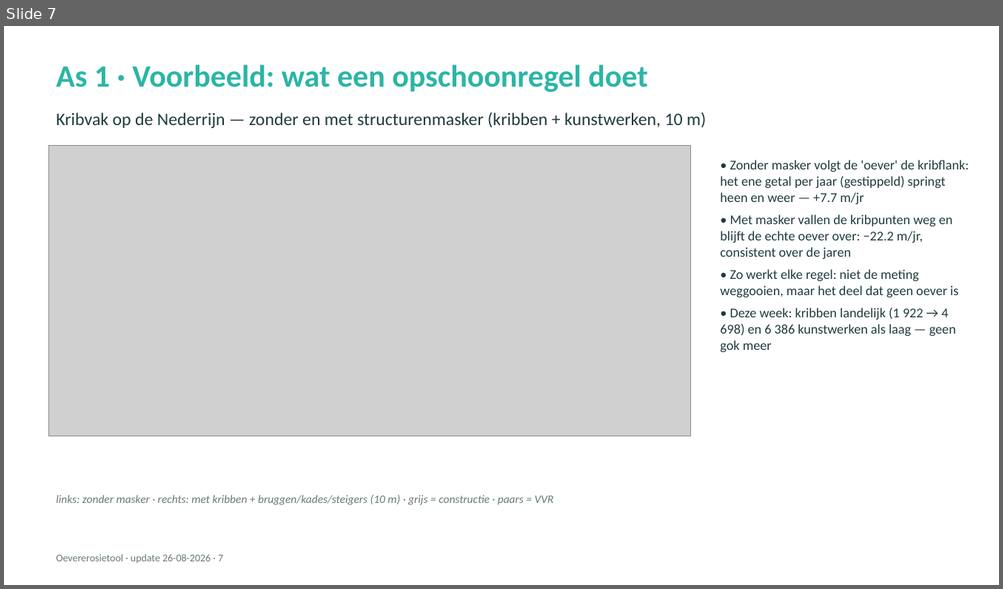
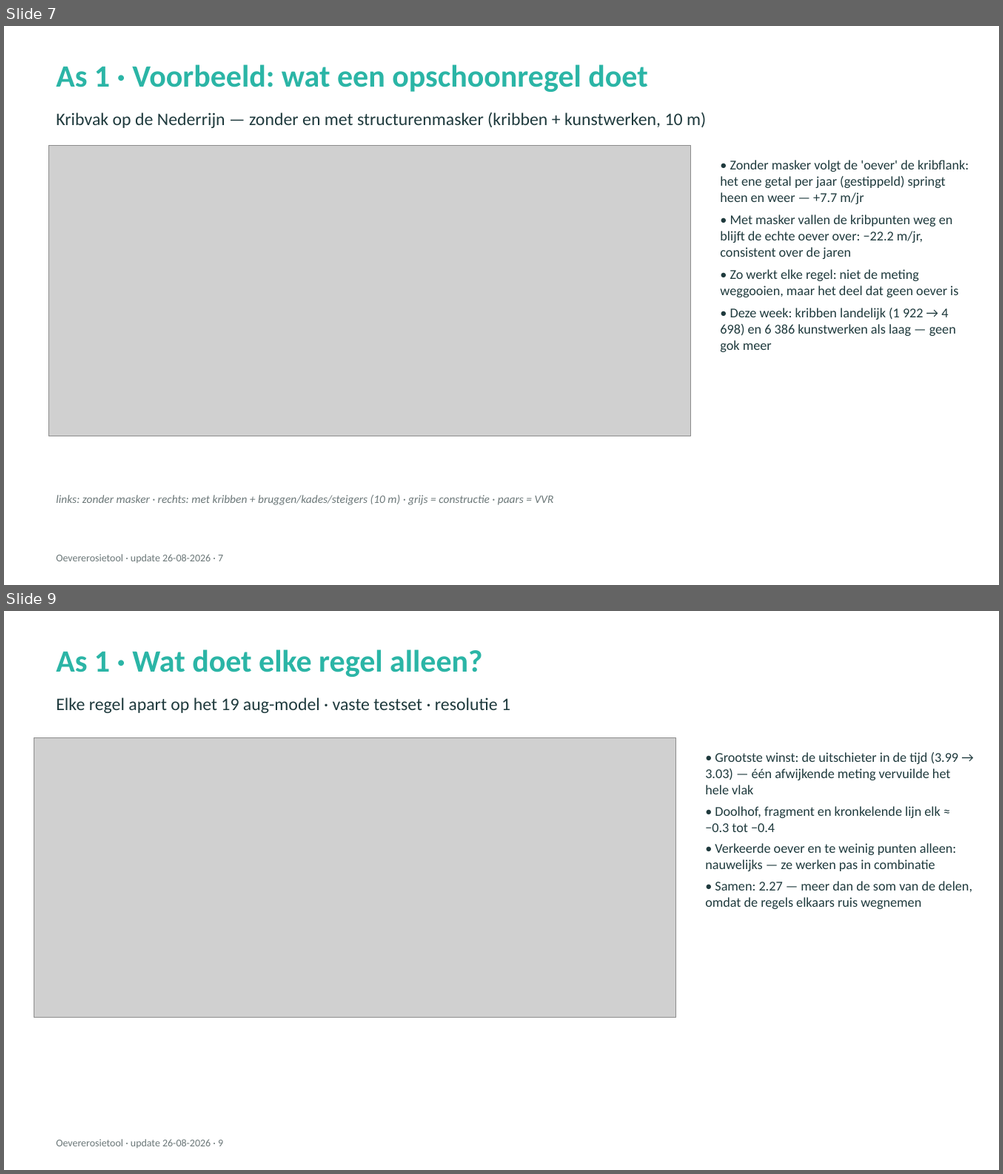
Before and after one commit to HAL24K/wocu-oevererosie, a slide deck: docs/presentations/20260826_update_v2.pptx. Shown one above the other, each under a label of ours: slide 7 before the commit, slides 7 and 9 after it; the slides between them are not shown. The pictures are 1003x589 and 1003x1174 pixels, drawn with LibreOffice and Linux fonts; fonts in the diff are those of the drawing; grey boxes stand for pictures. Boxes give left, top, right and bottom in pixels: in the first picture for what was removed or moved away, otherwise in the second. Text is boxed around its words. In the diff, an @@ line names an element or a change of style, - is before the commit and + after.

```diff
--- a/docs/presentations/20260826_update_v2.pptx
+++ b/docs/presentations/20260826_update_v2.pptx
@@ slide 9 added at box(4, 611, 999, 1170), background #FFFFFF @@
@@ text added at box(56, 649, 482, 677), 30 pt, text #2BB5A6, bold @@
+As 1 · Wat doet elke regel alleen?
@@ text added at box(56, 698, 510, 713), 17 pt, text #1F3A3D @@
+Elke regel apart op het 19 aug-model · vaste testset · resolutie 1
@@ picture added at box(34, 738, 675, 1017) @@
@@ text added at box(705, 752, 972, 909), 13 pt, text #1F3A3D @@
+• Grootste winst: de uitschieter in de tijd (3.99 → 3.03) — één afwijkende meting vervuilde het hele vlak
+• Doolhof, fragment en kronkelende lijn elk ≈ −0.3 tot −0.4
+• Verkeerde oever en te weinig punten alleen: nauwelijks — ze werken pas in combinatie
+• Samen: 2.27 — meer dan de som van de delen, omdat de regels elkaars ruis wegnemen
@@ text added at box(56, 1139, 223, 1148), 10 pt, text #6B7778 @@
+Oevererosietool · update 26-08-2026 · 9
```
Also in this commit, not shown: 9 slides changed, 1 other slide added, 4 other files.
